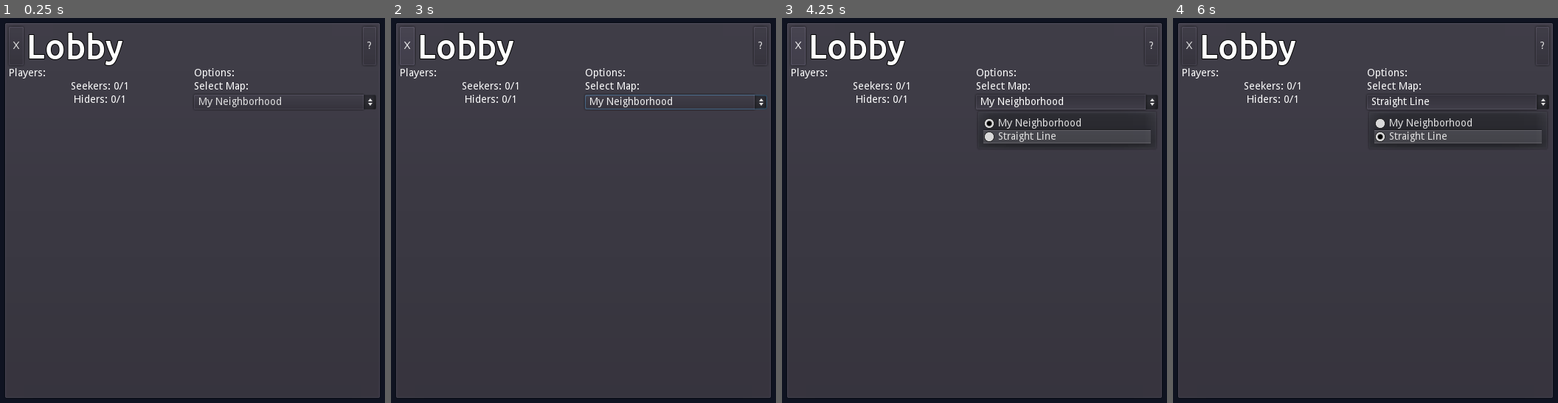
Above: before the commit, frames 1-4 (left to right).
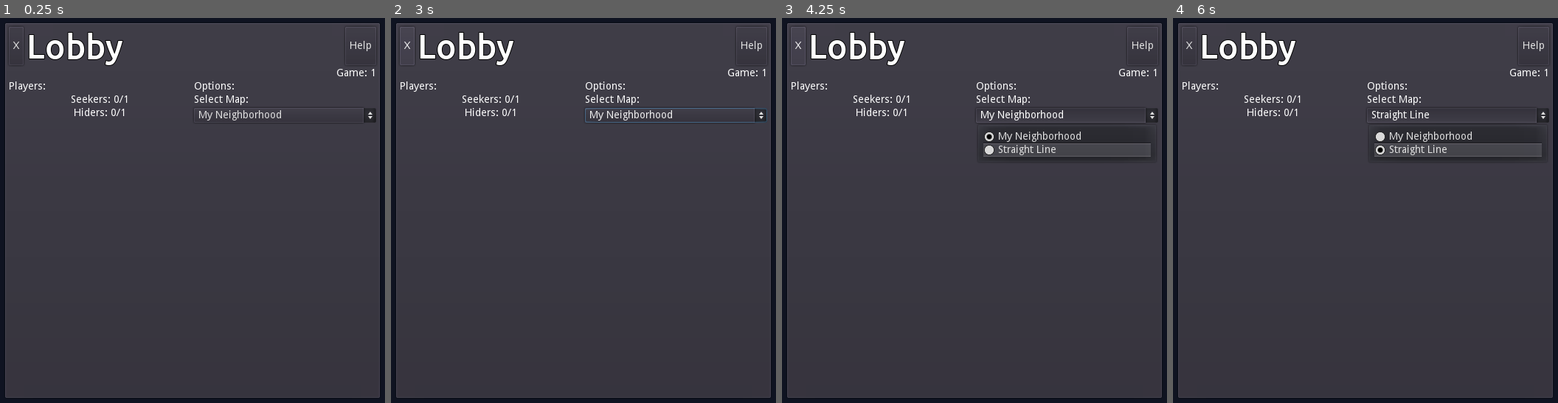
Above: after the commit, the same moments.

Repository: FugitiveTheGame/Fugitive
Game: Godot game, scene res://screens/lobby/Lobby.tscn
Two runs of this game, one before a commit and one after it. Both use one fixed random seed, a clock stepped at 60 frames per second and the inputs below. This scene is started directly instead of the project's main scene.
Inputs:
- Up to frame 1 (0.25 s): no input
- Up to frame 2 (3 s): click "?" (after the commit: "Help") at 0.5 s; click "My Neighborhood" at 1.25 s; click "X" at 2 s; hold Right (ui_right) from 2.78 s (still down); hold H (car_horn) from 2.78 s (still down)
- Up to frame 3 (4.25 s): tap Enter at 3.5 s; release Right (ui_right) at 3.53 s; release H (car_horn) at 3.53 s; hold Down (ui_down) from 3.53 s (still down); tap Shift (sprint) at 3.6 s
- Up to frame 4 (6 s): tap Space at 4.25 s; release Down (ui_down) at 4.28 s; hold Right (ui_right) 4.28-5 s; hold E (use) 4.28-5 s; click "Straight Line" at 5 s; tap Enter at 5.75 s; hold Up (ui_up) from 5.78 s (still down); tap H (car_horn) at 5.85 s

The runs differ from the first frame. In frame 1, 1.6% of the frame differs, in the area x 2-98%, y 2-28%; in frame 2, 1.8%; in frame 3, 4.2%, in the area x 2-98%, y 2-37%; in frame 4, 4.1%.
Error before the commit: Invalid get index 'ip' (on base: 'Nil'). (res://screens/lobby/Lobby.gd:158)
Error after the commit: Invalid get index 'ip' (on base: 'Nil'). (res://screens/lobby/Lobby.gd:188)

Commit message:
Lobby stats working better now

Diff:
--- a/global/Network.gd
+++ b/global/Network.gd
@@ -3,6 +3,7 @@
 signal player_updated
 signal new_player_registered
 signal player_removed
+signal game_updated
 
 const DEFAULT_IP := '127.0.0.1'
 const DEFAULT_PORT := 31400
@@ -12,6 +13,7 @@
 
 var players = {}
 var playerName: String
+var numGames := 0
 
 onready var upnp = UPNP.new()
 
@@ -34,7 +36,7 @@
 
 func broadcast_all_player_data():
 	# Only the network server can update everyone's player data
-	if get_tree().is_network_server():
+	if not get_tree().is_network_server():
 		return
 
 	for player_id in players:
@@ -118,6 +120,8 @@
 	rpc('on_new_player_client', newPlayerId, playerDataDTO)
 	emit_signal('new_player_registered', newPlayerId, playerDataReal)
 
+	rpc('set_num_games', self.numGames)
+
 remote func on_new_player_client(newPlayerId: int, playerDataDTO: Dictionary):
 	var playerDataReal := player_data_from_DTO(playerDataDTO)
 	self.players[newPlayerId] = playerDataReal
@@ -126,12 +130,26 @@
 func on_server_disconnect():
 	reset_game()
 
+# Update all the clients with the server's state
+func broadcast_game_complete():
+	if not get_tree().is_network_server():
+		return
+
+	broadcast_all_player_data()
+
+	self.numGames += 1
+	rpc('set_num_games', self.numGames)
+
+remote func set_num_games(games: int):
+	self.numGames = games
+	emit_signal('game_updated')
+
 func reset_game():
 	get_tree().network_peer.close_connection()
 	# Cleanup all state related to the game session
 	self.players = {}
 	self.playerName = ""
-	self.playerStats = {}
+	self.numGames = 0
 	# Return to the main menu
 	# If we have a more legit "game management" class, this could instead signal to that class
 	assert(get_tree().change_scene('res://screens/mainmenu/MainMenu.tscn') == OK)
--- a/maps/base/BaseMap.gd
+++ b/maps/base/BaseMap.gd
@@ -172,9 +172,6 @@
 
 	gameTimer.stop()
 
-	#for child in players.get_children():
-	#	players.remove_child(child)
-
 	if seekersWon:
 		self.winner = Network.PlayerType.Seeker
 		$UiLayer/GameOverDialog/VBoxContainer/WinnerLabel.text = "Seekers win!"
@@ -189,7 +186,6 @@
 	# Print stats for Seeker players
 	var seekers := get_tree().get_nodes_in_group(Groups.SEEKERS)
 	for seeker in seekers:
-		var playerLabel := Label.new()
 		var playerId = seeker.get_network_master()
 		var playerData = Network.players[playerId]
 
@@ -222,6 +218,8 @@
 
 	$UiLayer/GameOverDialog.popup_centered()
 
+	Network.broadcast_game_complete()
+
 func _on_GracePeriodTimer_timeout():
 	var seekers = get_tree().get_nodes_in_group(Groups.SEEKERS)
 	for seekerNode in seekers:
--- a/maps/map_01/Map_01_dev.tscn
+++ b/maps/map_01/Map_01_dev.tscn
@@ -30,7 +30,6 @@
 wait_time = 0.5
 
 [node name="GameOverDialog" parent="UiLayer" index="1"]
-visible = false
 size_flags_horizontal = 1
 size_flags_vertical = 1
 
--- a/screens/lobby/Lobby.gd
+++ b/screens/lobby/Lobby.gd
@@ -22,6 +22,7 @@
 	assert(Network.connect("player_updated", self, "player_updated") == OK)
 	assert(Network.connect("new_player_registered", self, "new_player_registered") == OK)
 	assert(Network.connect("player_removed", self, "player_removed") == OK)
+	assert(Network.connect("game_updated", self, "game_updated") == OK)
 
 	update_player_counts()
 
@@ -35,6 +36,35 @@
 	else:
 		# Returning to the lobby, allow new players to join
 		get_tree().network_peer.refuse_new_connections = false
+
+	update_winner()
+	game_updated()
+
+class ScoreSorter:
+	static func sort(a, b):
+		if a.score() > b.score():
+			return true
+		return false
+
+func find_winner() -> PlayerLobbyData:
+	var playersByScore = []
+
+	for player in Network.players.values():
+		playersByScore.push_back(player)
+
+	playersByScore.sort_custom(ScoreSorter, 'sort')
+
+	return playersByScore[0]
+
+func update_winner():
+	var winnerLabel := $MainPanel/OuterContainer/WinnerLabel
+	if Network.numGames > 0:
+		var winner = find_winner()
+
+		winnerLabel.text = "Winning: %s" % [winner.name]
+		winnerLabel.show()
+	else:
+		winnerLabel.hide()
 
 func player_updated(playerId: int, playerData: PlayerLobbyData):
 	var playerControl = playerListControl.get_node(str(playerId))
@@ -163,3 +193,7 @@
 	var node = scene.instance()
 	add_child(node)
 	node.popup_centered()
+
+func game_updated():
+	var gameNumberLabel := $MainPanel/OuterContainer/GameNumberLabel
+	gameNumberLabel.text = "Game: %d" % (Network.numGames+1)
--- a/screens/lobby/Lobby.tscn
+++ b/screens/lobby/Lobby.tscn
@@ -37,34 +37,41 @@
 
 [node name="TitleLabel" type="Label" parent="MainPanel/OuterContainer/HBoxContainer"]
 margin_left = 24.0
-margin_right = 369.0
+margin_right = 345.0
 margin_bottom = 52.0
 size_flags_horizontal = 3
 custom_fonts/font = ExtResource( 2 )
 text = "Lobby"
 
 [node name="UPNPButton" type="Button" parent="MainPanel/OuterContainer/HBoxContainer"]
-margin_left = 373.0
-margin_right = 476.0
+margin_left = 349.0
+margin_right = 452.0
 margin_bottom = 52.0
 text = "Perform UPNP"
 
 [node name="HelpButton" type="Button" parent="MainPanel/OuterContainer/HBoxContainer"]
-margin_left = 480.0
+margin_left = 456.0
 margin_right = 498.0
 margin_bottom = 52.0
-text = "?"
+text = "Help"
+
+[node name="GameNumberLabel" type="Label" parent="MainPanel/OuterContainer"]
+margin_top = 56.0
+margin_right = 498.0
+margin_bottom = 70.0
+text = "Game Number: 1"
+align = 2
 
 [node name="CenterContainer" type="HBoxContainer" parent="MainPanel/OuterContainer"]
-margin_top = 56.0
+margin_top = 74.0
 margin_right = 498.0
-margin_bottom = 456.0
+margin_bottom = 438.0
 size_flags_horizontal = 3
 size_flags_vertical = 3
 
 [node name="PlayersContainer" type="VBoxContainer" parent="MainPanel/OuterContainer/CenterContainer"]
 margin_right = 247.0
-margin_bottom = 400.0
+margin_bottom = 364.0
 size_flags_horizontal = 3
 
 [node name="PlayersTitle" type="Label" parent="MainPanel/OuterContainer/CenterContainer/PlayersContainer"]
@@ -90,13 +97,13 @@
 [node name="PlayersScrollContainer" type="ScrollContainer" parent="MainPanel/OuterContainer/CenterContainer/PlayersContainer"]
 margin_top = 54.0
 margin_right = 247.0
-margin_bottom = 400.0
+margin_bottom = 364.0
 size_flags_horizontal = 3
 size_flags_vertical = 3
 
 [node name="PlayerList" type="VBoxContainer" parent="MainPanel/OuterContainer/CenterContainer/PlayersContainer/PlayersScrollContainer"]
 margin_right = 247.0
-margin_bottom = 346.0
+margin_bottom = 310.0
 size_flags_horizontal = 3
 size_flags_vertical = 7
 __meta__ = {
@@ -106,7 +113,7 @@
 [node name="OptionsContainer" type="VBoxContainer" parent="MainPanel/OuterContainer/CenterContainer"]
 margin_left = 251.0
 margin_right = 498.0
-margin_bottom = 400.0
+margin_bottom = 364.0
 size_flags_horizontal = 3
 size_flags_vertical = 3
 
@@ -129,6 +136,17 @@
 items = [ "My Neighborhood", null, false, 0, null, "Straight Line", null, false, 1, null ]
 selected = 0
 
+[node name="WinnerLabel" type="Label" parent="MainPanel/OuterContainer"]
+margin_top = 442.0
+margin_right = 498.0
+margin_bottom = 456.0
+custom_colors/font_color_shadow = Color( 0, 0, 0, 1 )
+custom_constants/shadow_offset_x = 2
+custom_constants/shadow_offset_y = 2
+text = "Current Winner: Adam"
+align = 1
+uppercase = true
+
 [node name="StartGameButton" type="Button" parent="MainPanel/OuterContainer"]
 margin_top = 460.0
 margin_right = 498.0
